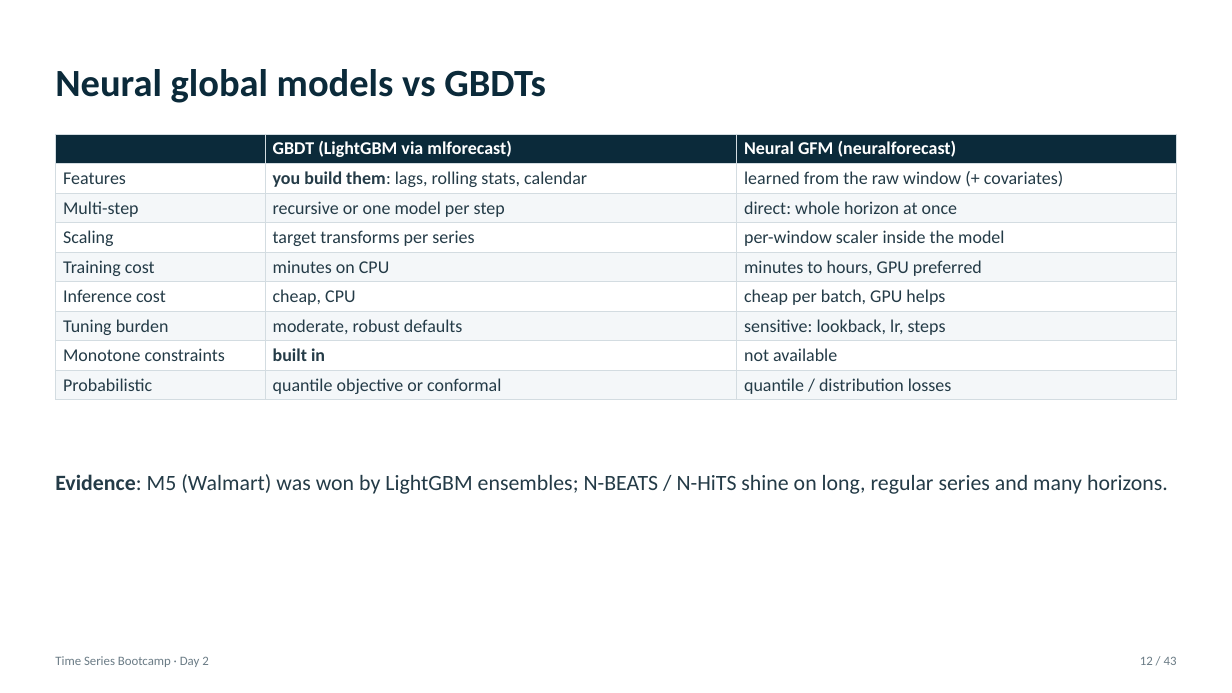
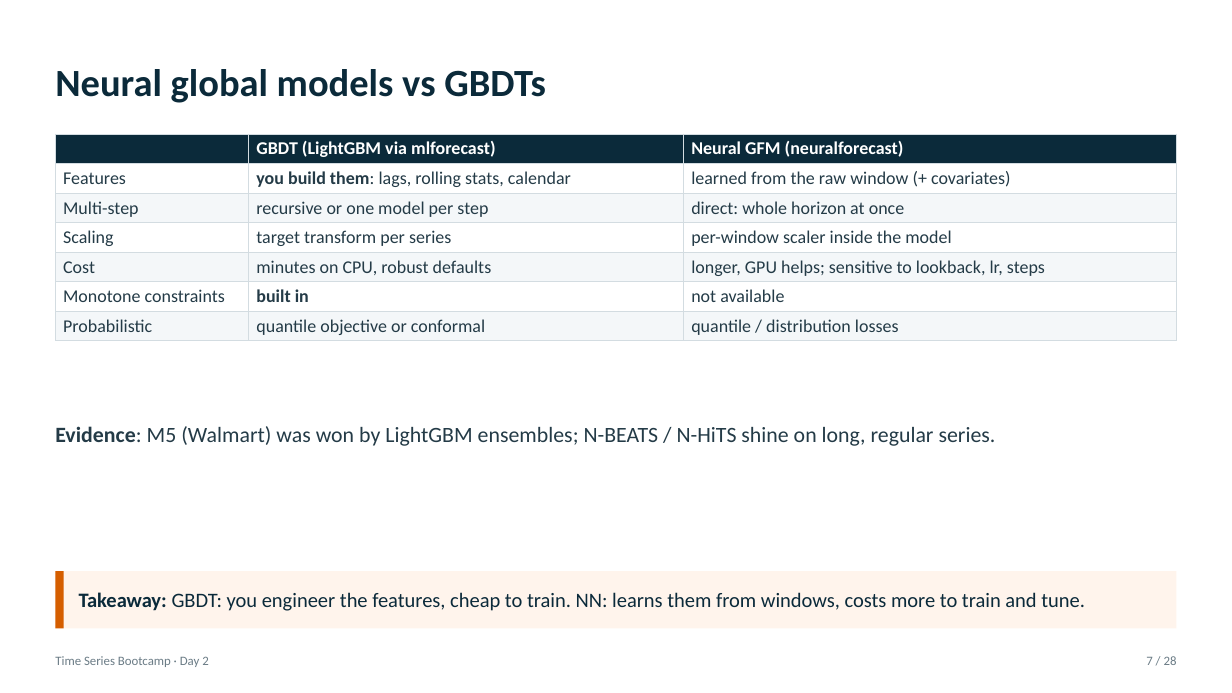
Before and after one commit to tackes/time-series-forecasting-bootcamp, a slide deck: slide 7 of day2_neural/slides/day2_slides.pptx (slide 12 before the commit). Drawn at 1232x693 pixels with LibreOffice and Linux fonts; fonts in the diff are those of the drawing. Boxes give left, top, right and bottom in pixels: in the first picture for what was removed or moved away, otherwise in the second. Text is boxed around its words. In the diff, an @@ line names an element or a change of style, - is before the commit and + after.

```diff
--- a/day2_neural/slides/day2_slides.pptx
+++ b/day2_neural/slides/day2_slides.pptx
@@ table at <box>55,134,1177,339</box> @@
-row 4: Scaling | target transforms per series | per-window scaler inside the model
-row 5: Training cost | minutes on CPU | minutes to hours, GPU preferred
-row 6: Inference cost | cheap, CPU | cheap per batch, GPU helps
-row 7: Tuning burden | moderate, robust defaults | sensitive: lookback, lr, steps
+row 4: Scaling | target transform per series | per-window scaler inside the model
+row 5: Cost | minutes on CPU, robust defaults | longer, GPU helps; sensitive to lookback, lr, steps
@@ text at <box>55,426,996,446</box>: text changed @@
-Evidence: M5 (Walmart) was won by LightGBM ensembles; N-BEATS / N-HiTS shine on long, regular series and many horizons.
+Evidence: M5 (Walmart) was won by LightGBM ensembles; N-BEATS / N-HiTS shine on long, regular series.
@@ rectangle added at <box>55,571,1177,628</box>, fill #FFF4EC @@
@@ rectangle added at <box>55,571,64,628</box>, fill #D55E00 @@
@@ text added at <box>79,592,1085,611</box>, 16 pt, text #0B2A3A @@
+Takeaway: GBDT: you engineer the features, cheap to train. NN: learns them from windows, costs more to train and tune.
@@ text at <box>1146,656,1177,665</box>: text changed @@
-12 / 43
+7 / 28
```
Also in this commit, not shown: 17 other slides changed, 8 slides added, 23 slides removed, 26 other files.
